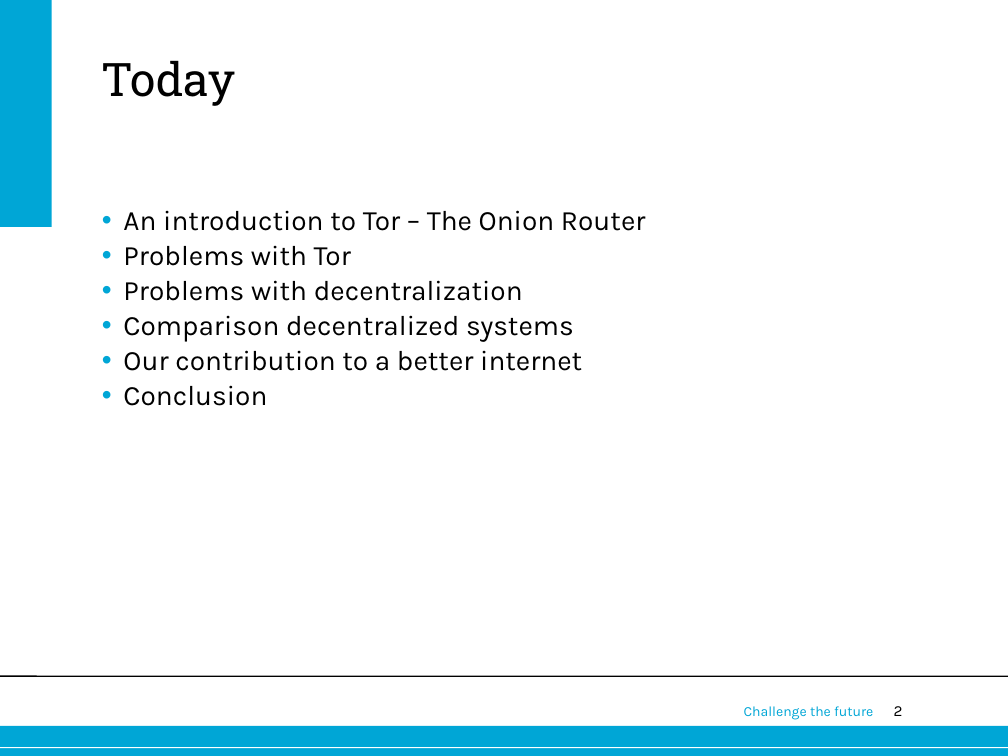
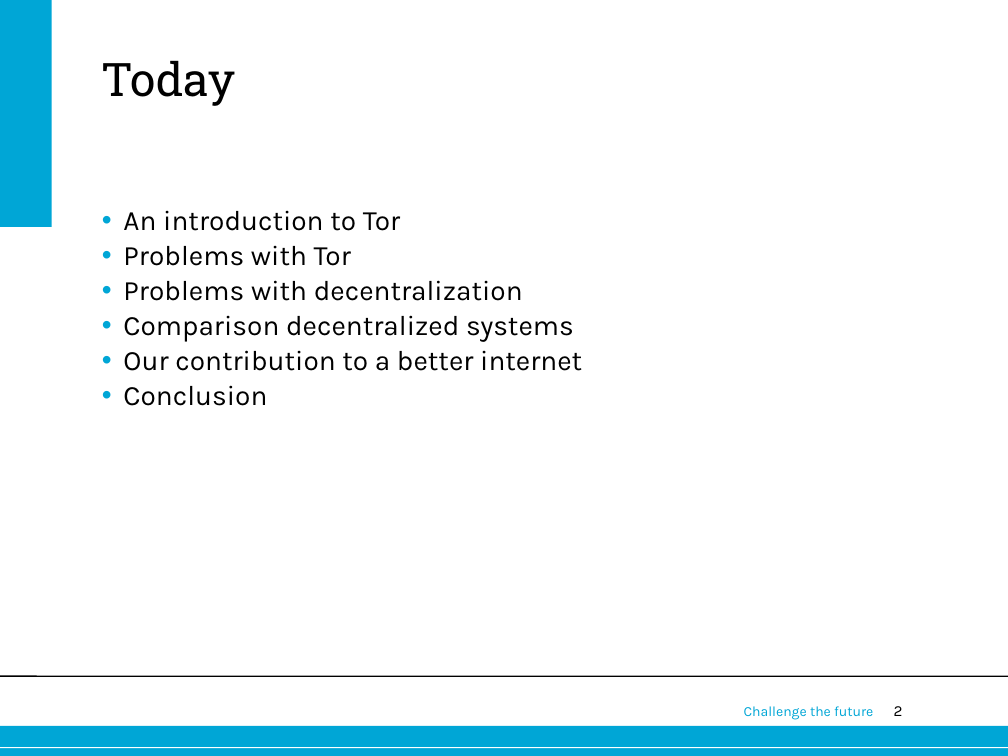
Before and after one commit to rjagerman/ANON, a slide deck: slide 2 of presentatie/anon_presentatie.ppt. Drawn at 1008x756 pixels with LibreOffice and Linux fonts; fonts in the diff are those of the drawing; background and template pictures are left out. Boxes give left, top, right and bottom in pixels: in the first picture for what was removed or moved away, otherwise in the second. Text is boxed around its words. In the diff, an @@ line names an element or a change of style, - is before the commit and + after.

Commit message:
the onion router gone!

```diff
--- a/presentatie/anon_presentatie.ppt
+++ b/presentatie/anon_presentatie.ppt
@@ text at [123,211,400,231]: text changed @@
-• An introduction to Tor – The Onion Router
+• An introduction to Tor
```
Also in this commit, not shown: 1 other slide changed.
